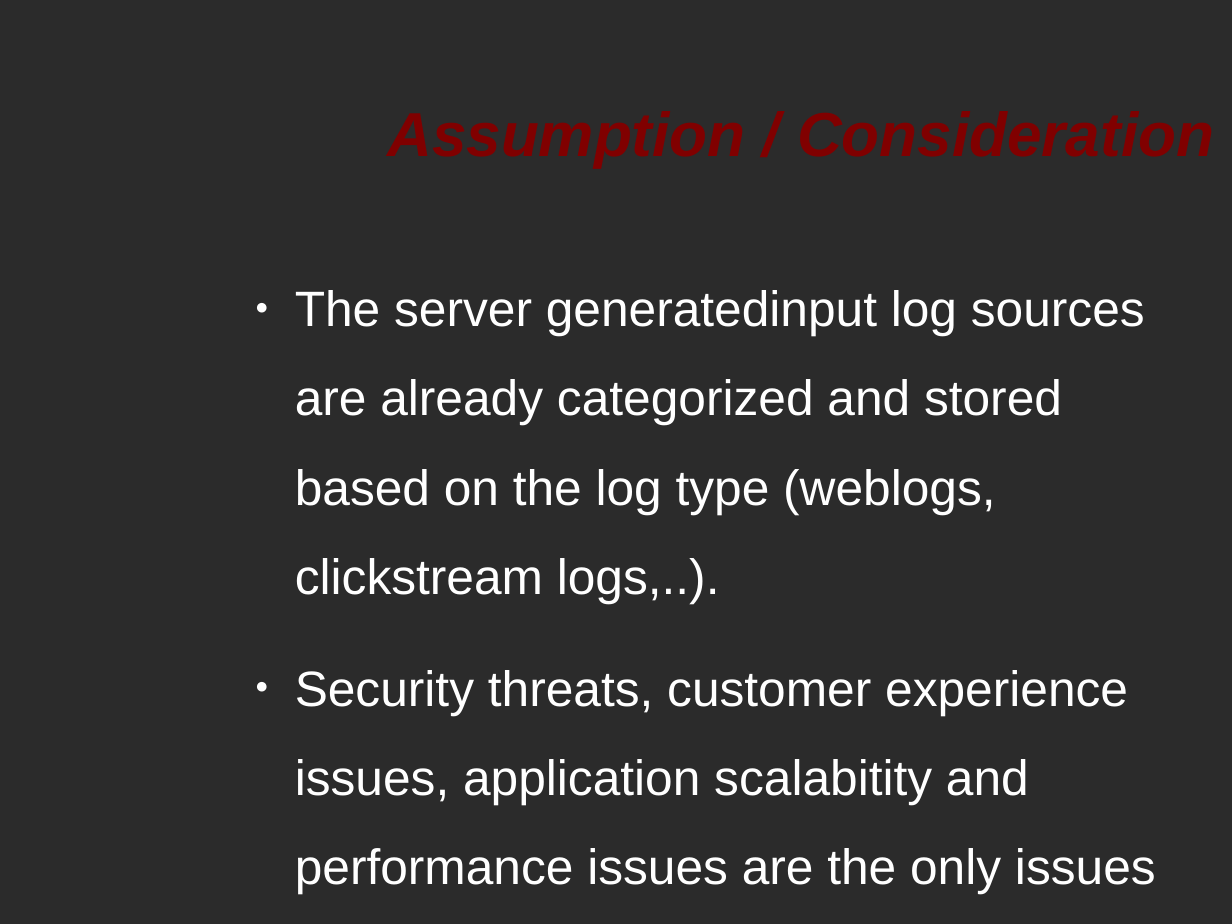
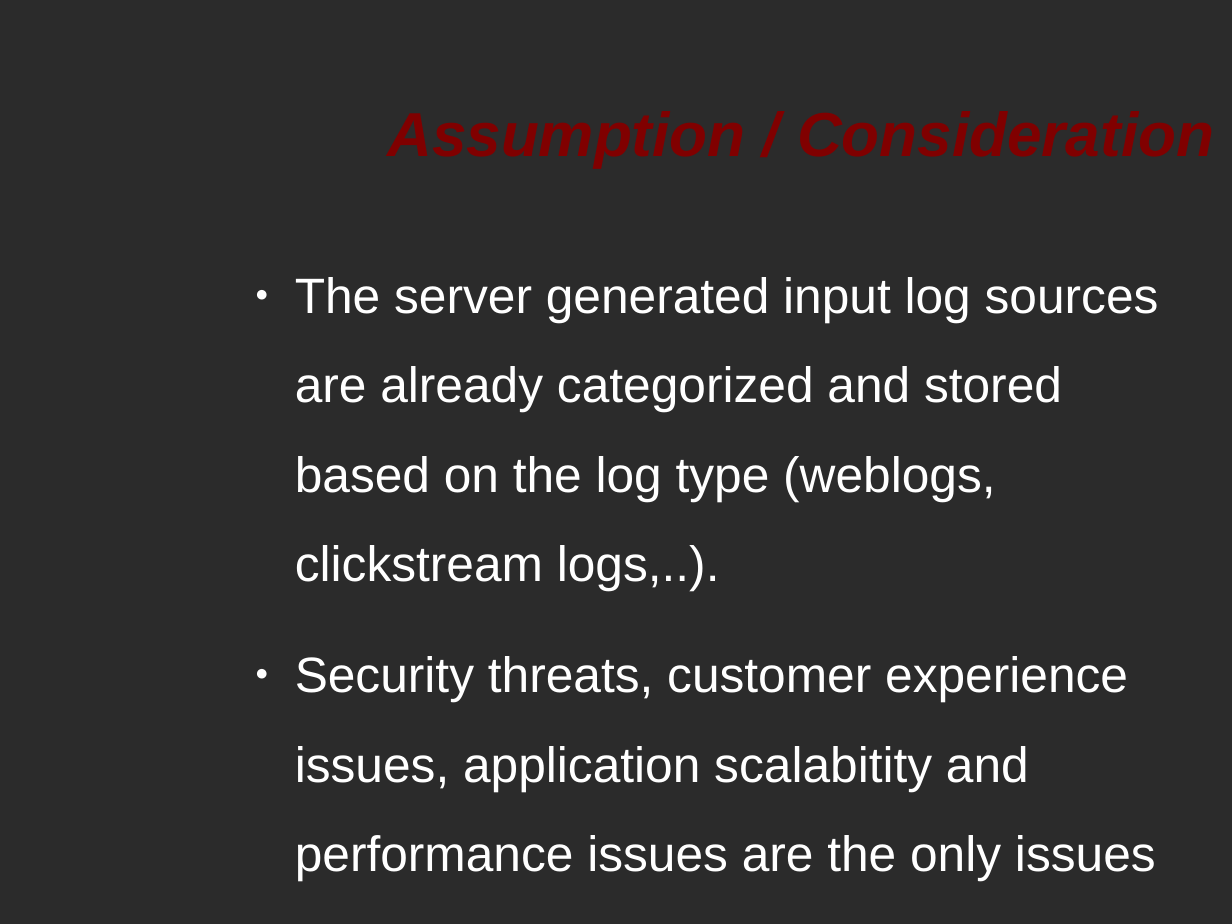
Before and after one commit to HackLikePegasus/PegasusRTM, a slide deck: slide 3 of Presentation.odp. Drawn at 1232x924 pixels with LibreOffice and Linux fonts; fonts in the diff are those of the drawing; background and template pictures are left out; a plain dark background stands for a picture behind light text. Boxes give left, top, right and bottom in pixels: in the first picture for what was removed or moved away, otherwise in the second. Text is boxed around its words. In the diff, an @@ line names an element or a change of style, - is before the commit and + after.

```diff
--- a/Presentation.odp
+++ b/Presentation.odp
@@ text "The server generated input log ...": place and size @@
-text "The server generated input log ..." at [295,290,1156,894]
+text "The server generated input log ..." at [295,277,1159,881]
@@ text at [295,277,1159,591]: spaces changed @@
-● The server generatedinput log sources are already categorized and stored based on the log type (weblogs, clickstream logs,..).
+● The server generated input log sources are already categorized and stored based on the log type (weblogs, clickstream logs,..).
```
Also in this commit, not shown: 3 other slides changed, 1 slide removed.
